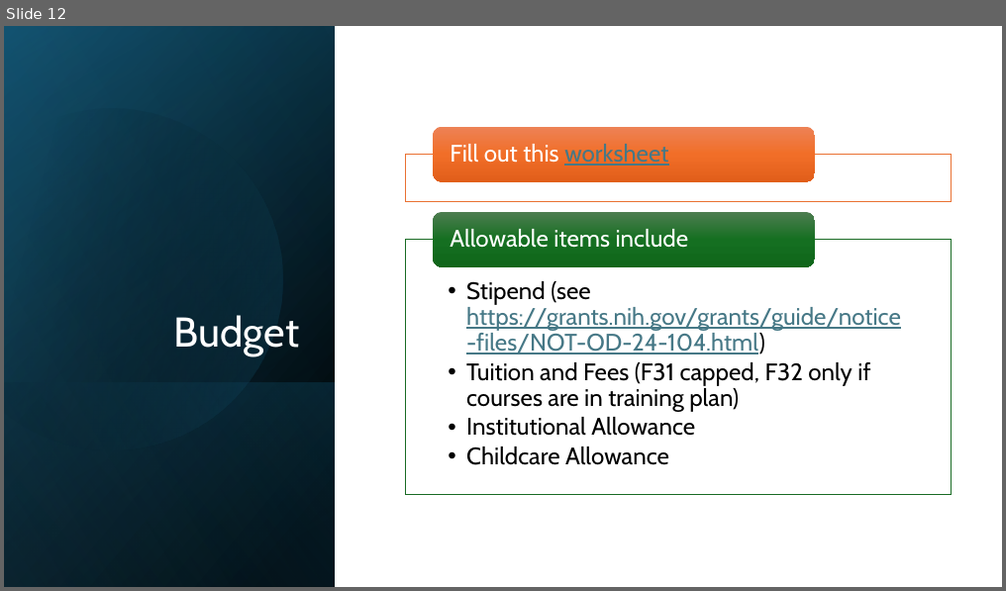
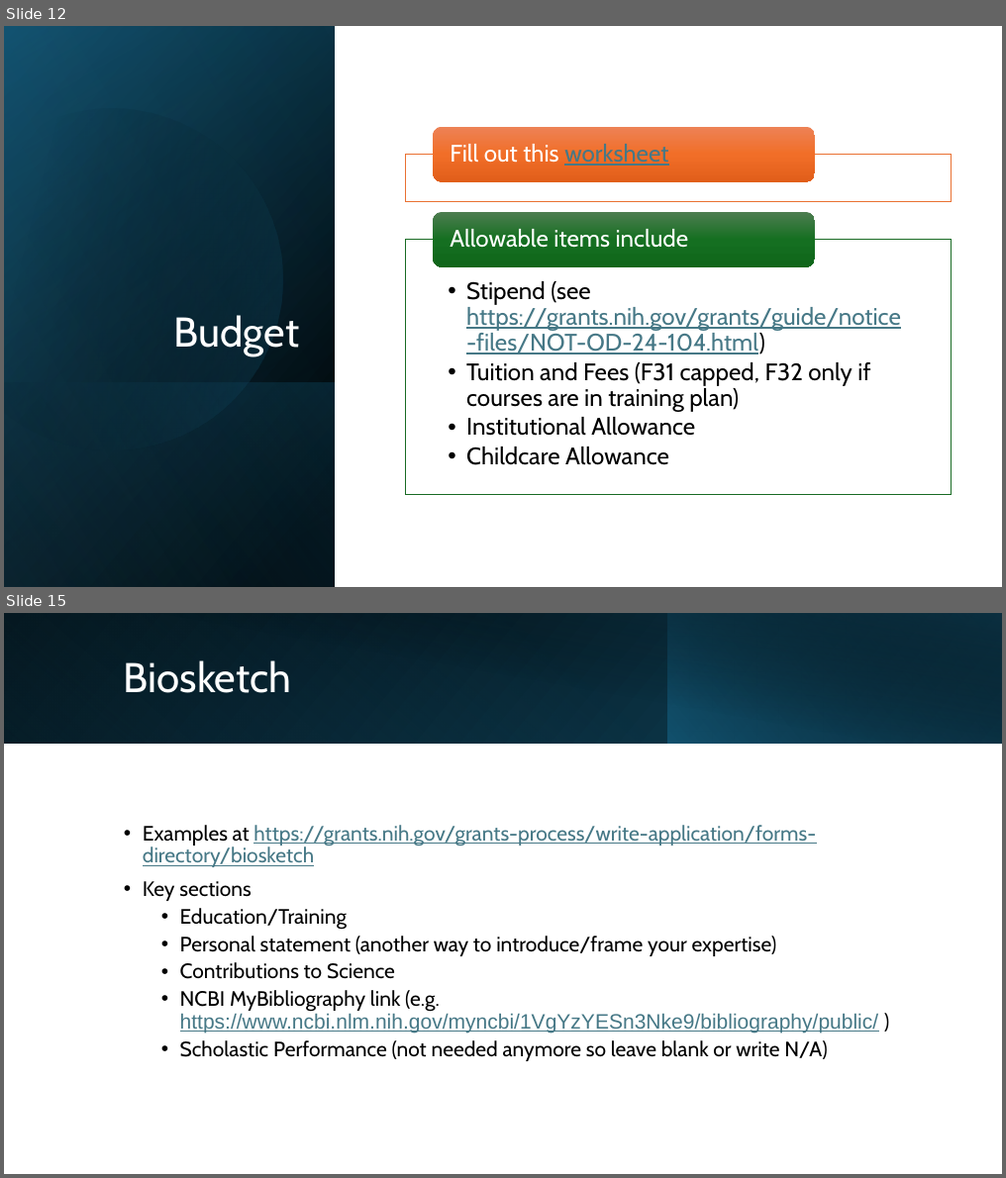
Before and after one commit to BridgesLab/FellowshipWorkshopDocuments, a slide deck: Documents/Slides/Orientation.pptx. Shown one above the other, each under a label of ours: slide 12 before the commit, slides 12 and 15 after it; the slides between them are not shown. The pictures are 1006x591 and 1006x1178 pixels, drawn with LibreOffice and Linux fonts; fonts in the diff are those of the drawing. Boxes give left, top, right and bottom in pixels: in the first picture for what was removed or moved away, otherwise in the second. Text is boxed around its words. In the diff, an @@ line names an element or a change of style, - is before the commit and + after.

```diff
--- a/Documents/Slides/Orientation.pptx
+++ b/Documents/Slides/Orientation.pptx
@@ slide 15 added at [4, 613, 1002, 1174], background #FFFFFF @@
@@ rectangle added at [4, 613, 1002, 744], fill gradient #000000 to #104862 @@
@@ rectangle added at [4, 613, 668, 744], fill gradient #156082 to #0B3041 @@
@@ rectangle added at [42, 613, 1002, 744], fill gradient #000000 to #0B3041 @@
@@ rectangle added at [668, 613, 1002, 744], fill gradient #156082 to #000000 @@
@@ title added at [124, 661, 291, 693], 40 pt, text #FFFFFF @@
+Biosketch
@@ text added at [143, 825, 879, 1061], 20 pt, text #000000 @@
+• Examples at https://grants.nih.gov/grants-process/write-application/forms-directory/biosketch
+• Key sections
+  • Education/Training
+  • Personal statement (another way to introduce/frame your expertise)
+  • Contributions to Science
+  • NCBI MyBibliography link (e.g. https://www.ncbi.nlm.nih.gov/myncbi/1VgYzYESn3Nke9/bibliography/public/ )
+  • Scholastic Performance (not needed anymore so leave blank or write N/A)
```
Also in this commit, not shown: 5 slides changed, 3 other slides added, 1 slide removed.
